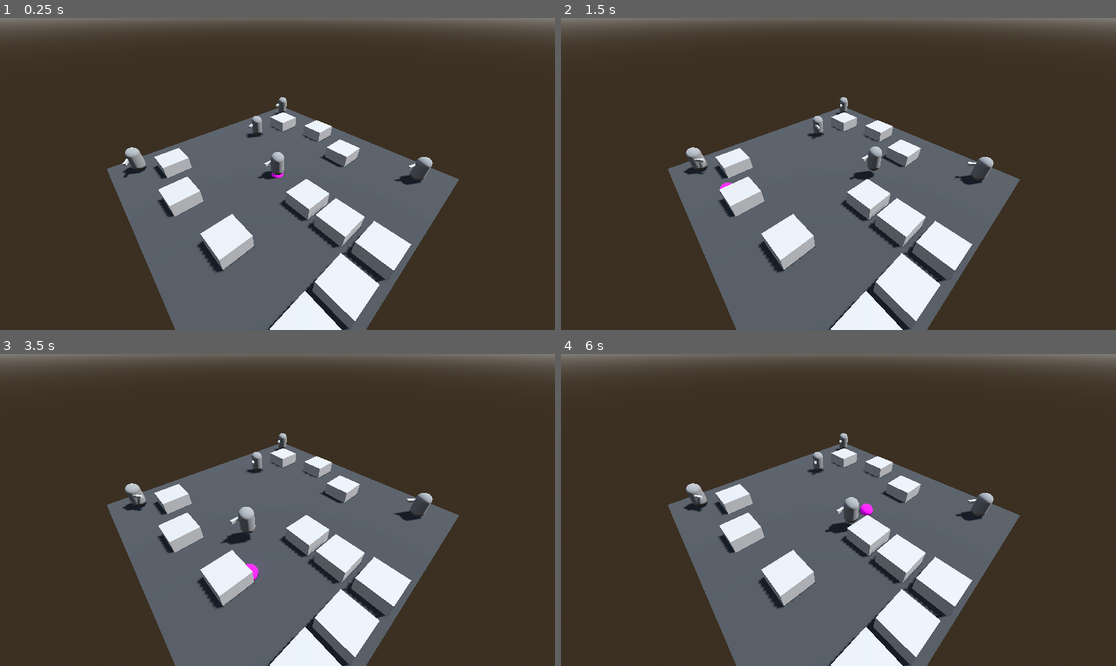
Above: before the commit, frames 1-4 (two rows, left to right).
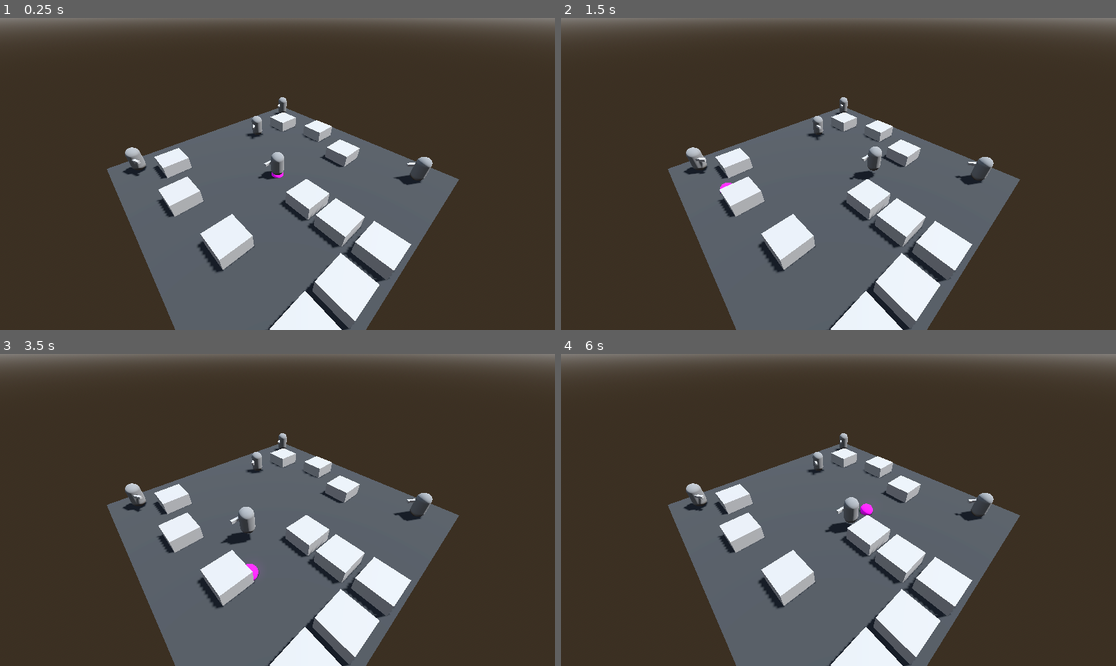
Above: after the commit, the same moments.

Repository: Nordtwig/metrotopia-combat
Game: Godot game, scene res://main.tscn
Two runs of this game, one before a commit and one after it. Both use one fixed random seed, a clock stepped at 60 frames per second and the inputs below.
Inputs (mouse positions are in pixels of both pictures, inside the frame that each line leads up to):
- Up to frame 1 (0.25 s): no input
- Up to frame 2 (1.5 s): tap Enter (ui_accept) at 0.5, 0.77 s; move the mouse to (960, 158) at 0.52 s; hold Right mouse button (right_click) 0.53-1.28 s; move the mouse to (727, 189) at 1.27 s; right-click (727, 189) at 1.35 s
- Up to frame 3 (3.5 s): tap Enter (ui_accept) at 1.52, 3.02 s; move the mouse to (333, 441) at 2.02 s; hold Right mouse button (right_click) 2.03-2.78 s; move the mouse to (249, 572) at 2.77 s; right-click (249, 572) at 2.85 s
- Up to frame 4 (6 s): move the mouse to (1005, 556) at 3.52 s; hold Right mouse button (right_click) 3.53-4.28 s; tap Enter (ui_accept) at 3.77, 4.52, 5 s; move the mouse to (672, 463) at 4.27 s; right-click (672, 463) at 4.35 s; move the mouse to (866, 510) at 5.02 s; hold Right mouse button (right_click) 5.03-5.78 s; move the mouse to (755, 432) at 5.77 s; right-click (755, 432) at 5.85 s

The runs differ from the first frame. In frame 1, 0.1% of the frame differs, in the area x 22-75%, y 27-53%; in frame 2, less than 0.1%; in frame 3, less than 0.1%; in frame 4, less than 0.1%.

Commit message:
start implementing shooting and aiming

Diff:
--- a/actor.gd
+++ b/actor.gd
@@ -14,8 +14,13 @@
 @export var actor_faction: FACTION
 
 var _target: Node3D = null
+var _is_aiming_at_target: bool = false
+var _is_ready_to_shoot: bool = true
 
 @onready var nav_agent: NavigationAgent3D = get_node("NavigationAgent3D")
+@onready var muzzle_marker: Marker3D = get_node("Rifle/MuzzleMarker")
+@onready var muzzle_raycast: RayCast3D = get_node("Rifle/RayCast3D")
+@onready var gun_cycle_timer: Timer = get_node("Rifle/GunCycleTimer")
 
 
 func _ready() -> void:
@@ -24,12 +29,21 @@
 	# %Model/MeshInstance3D.mesh.material =
 
 	nav_agent.velocity_computed.connect(_on_velocity_computed)
+	gun_cycle_timer.timeout.connect(_on_gun_cycle_timer_timeout)
+
+
+func _process(_delta):
+	if _is_ready_to_shoot and _is_aiming_at_target:
+		_shoot()
 
 
 func _physics_process(delta: float) -> void:
 	if _target:
 		Logger.log(str(_target.position))
 		_face_target(delta)
+
+	if !_is_aiming_at_target and _check_if_facing_target():
+		_is_aiming_at_target = true
 
 	if nav_agent.is_navigation_finished():
 		return
@@ -42,13 +56,9 @@
 		_on_velocity_computed(new_velocity)
 
 
-
-
 func _face_target(delta: float) -> void:
-	var position_2d: Vector2 = Vector2(global_position.x, global_position.z)
-	var target_position_2d: Vector2 = Vector2(_target.global_position.x, _target.global_position.z)
-	var direction_to_face = -(position_2d - target_position_2d)
-	rotation.y = lerp_angle(rotation.y, atan2(direction_to_face.x, direction_to_face.y), delta / 0.5)
+	var direction_to_face = get_rotation_to_target()
+	rotation.y = lerp_angle(rotation.y, atan2(direction_to_face.x, direction_to_face.y), delta / 0.15)
 
 
 func set_movement_target(_target_position: Vector3) -> void:
@@ -56,9 +66,40 @@
 
 
 func set_target(_target_node: Node3D) -> void:
-	_target = _target_node
+	if _target != _target_node:
+		_target = _target_node
+		_is_aiming_at_target = false
+
+
+func get_rotation_to_target() -> Vector2:
+	var position_2d: Vector2 = Vector2(global_position.x, global_position.z)
+	var target_position_2d: Vector2 = Vector2(_target.global_position.x, _target.global_position.z)
+	return -(position_2d - target_position_2d)
+
+
+func _check_if_facing_target() -> bool:
+	if _target == null:
+		return false
+
+	if muzzle_raycast.is_colliding() and muzzle_raycast.get_collider() == _target:
+		print("Aiming at target")
+		return true
+
+	return false
+
+
+func _shoot() -> void:
+	var bullet_instance = _bullet_scene.instantiate()
+	bullet_instance.global_position = muzzle_marker.global_position
+	get_tree().root.add_child(bullet_instance)
+	_is_ready_to_shoot = false
+	gun_cycle_timer.start()
 
 
 func _on_velocity_computed(safe_velocity: Vector3) -> void:
 	velocity = safe_velocity
 	move_and_slide()
+
+
+func _on_gun_cycle_timer_timeout() -> void:
+	_is_ready_to_shoot = true
--- a/actor.tscn
+++ b/actor.tscn
@@ -1,7 +1,8 @@
-[gd_scene load_steps=6 format=3 uid="uid://c5kqo4s4wkjd5"]
+[gd_scene load_steps=7 format=3 uid="uid://c5kqo4s4wkjd5"]
 
 [ext_resource type="Script" path="res://actor.gd" id="1_myqgh"]
 [ext_resource type="Material" uid="uid://bc4htv7rxrpe0" path="res://faction_uniform_neutral.tres" id="2_4mfsq"]
+[ext_resource type="PackedScene" uid="uid://dgrssvrpv4sjq" path="res://bullet.tscn" id="2_e0vk7"]
 
 [sub_resource type="CapsuleShape3D" id="CapsuleShape3D_ydqao"]
 
@@ -14,6 +15,9 @@
 [node name="Actor" type="CharacterBody3D" groups=["actors"]]
 collision_layer = 2
 script = ExtResource("1_myqgh")
+_movement_speed = null
+_bullet_scene = ExtResource("2_e0vk7")
+actor_faction = null
 
 [node name="NavigationAgent3D" type="NavigationAgent3D" parent="."]
 
@@ -31,5 +35,12 @@
 transform = Transform3D(1, 0, 0, 0, 1, 0, 0, 0, 1, -0.325076, 1.20164, 0.469448)
 mesh = SubResource("BoxMesh_wsk55")
 
+[node name="RayCast3D" type="RayCast3D" parent="Rifle"]
+transform = Transform3D(1, 0, 0, 0, 1, 0, 0, 0, 1, 0, 0, 1.5)
+target_position = Vector3(0, 0, 1000)
+collision_mask = 2
+
 [node name="MuzzleMarker" type="Marker3D" parent="Rifle"]
-transform = Transform3D(1, 0, 0, 0, 1, 0, 0, 0, 1, 0, 0, 0.5)
+transform = Transform3D(1, 0, 0, 0, 1, 0, 0, 0, 1, 0, 0, 0.626073)
+
+[node name="GunCycleTimer" type="Timer" parent="Rifle"]
--- /dev/null
+++ b/bullet.gd
@@ -0,0 +1,5 @@
+extends RigidBody3D
+
+
+func _ready():
+	apply_impulse(-global_transform.basis.y * 25, global_position)
--- a/bullet.tscn
+++ b/bullet.tscn
@@ -1,6 +1,7 @@
-[gd_scene load_steps=4 format=3 uid="uid://dgrssvrpv4sjq"]
+[gd_scene load_steps=5 format=3 uid="uid://dgrssvrpv4sjq"]
 
 [ext_resource type="PackedScene" uid="uid://d3qt77slbpjhv" path="res://projectile.tscn" id="1_nbh1a"]
+[ext_resource type="Script" path="res://bullet.gd" id="2_7e8up"]
 
 [sub_resource type="SphereShape3D" id="SphereShape3D_oxrf3"]
 radius = 0.15
@@ -10,6 +11,7 @@
 height = 0.2
 
 [node name="Bullet" instance=ExtResource("1_nbh1a")]
+script = ExtResource("2_7e8up")
 
 [node name="CollisionShape3D" parent="." index="0"]
 shape = SubResource("SphereShape3D_oxrf3")
